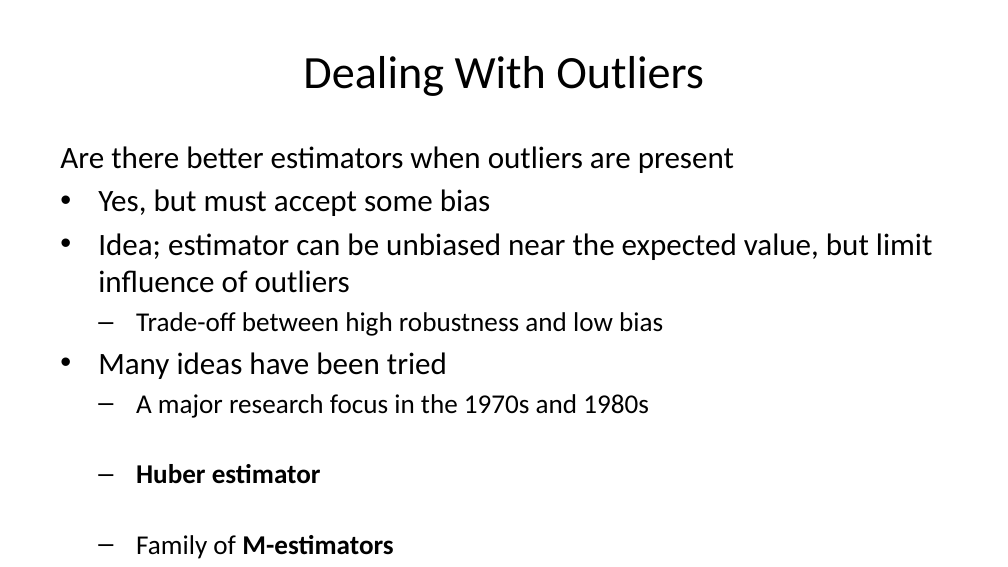
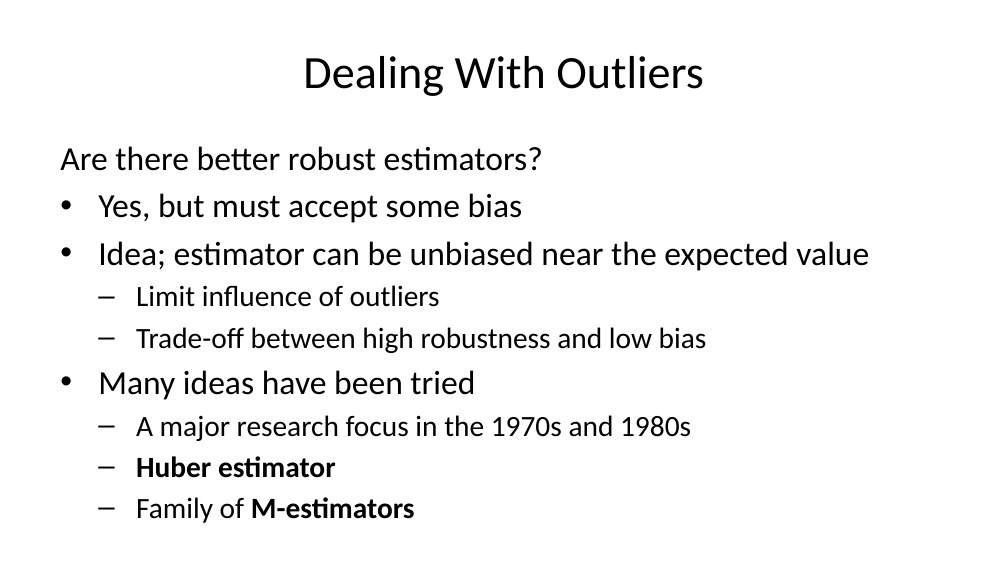
Before and after one commit to StephenElston/CSCI-E-83, a slide deck: slide 35 of LectureSlides/10b_ModelsFor OutliersAndOverdispersion.pptx (slide 34 before the commit). Drawn at 1008x567 pixels with LibreOffice and Linux fonts; fonts in the diff are those of the drawing. Boxes give left, top, right and bottom in pixels: in the first picture for what was removed or moved away, otherwise in the second. Text is boxed around its words. In the diff, an @@ line names an element or a change of style, - is before the commit and + after.

```diff
--- a/LectureSlides/10b_ModelsFor OutliersAndOverdispersion.pptx
+++ b/LectureSlides/10b_ModelsFor OutliersAndOverdispersion.pptx
@@ text at <box>60,146,543,171</box>: text changed; size 22.2 to 24 pt @@
-Are there better estimators when outliers are present
+Are there better robust estimators?
@@ text at <box>98,193,707,523</box>: size 22.2 to 24 pt in "Yes, but must accept some bias", "Many ideas have been tried"; size 19.4 to 21 pt in "Trade-off between high robustness and low bias", "A major research focus in the 1970s ...", "Huber estimator", "Family of M-estimators" @@
@@ text at <box>98,241,869,307</box>: text changed; size 22.2 to 24 pt @@
-• Idea; estimator can be unbiased near the expected value, but limit influence of outliers
+• Idea; estimator can be unbiased near the expected value
+  – Limit influence of outliers
```
Also in this commit, not shown: 7 other slides changed, 2 slides added, 1 slide removed, 1 other file.
